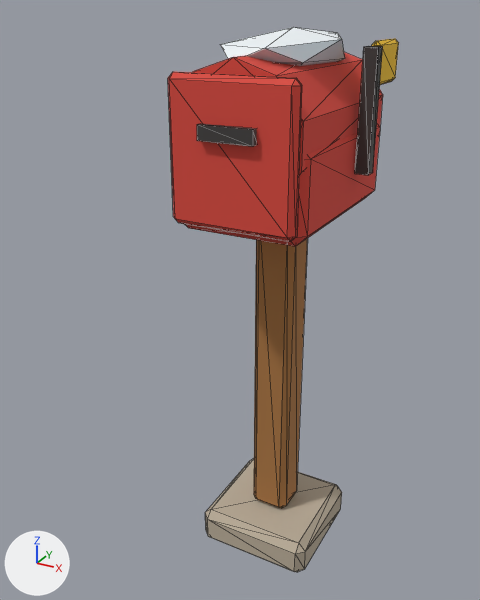
What one commit did to the glTF model Models/world_misc/mailbox.glb.
Camera for both pictures: a camera (50 mm lens) standing at (0.631, -1.351, 1.352) and looking at (-0.038, -0.136, 0.744). The axes (+X, +Y, +Z) are drawn at lower left. The lights are the same throughout. The first picture is the older version. Mesh edges are drawn as thin lines. Where no turn or scale is listed for an object, it has been applied to the vertices. Vertices at exactly the same position are counted once.

Before the edit, the objects in view are built like this:
```python
me_mailbox = bpy.data.meshes.new('mailbox')
me_mailbox.from_pydata(...)  # 168 vertices, 300 faces; spans x -0.15..0.185, y -0.265..0.234, z 0.0..1.315
# faces by material slot: [44, 44, 124, 24, 44, 6, 14]
me_mailbox.materials.append(mat_stone_dark)
me_mailbox.materials.append(mat_wood_b)
me_mailbox.materials.append(mat_tint_mailbox__red)
me_mailbox.materials.append(mat_iron)
me_mailbox.materials.append(mat_tint_mailbox_flag__yellow)
me_mailbox.materials.append(mat_snow)
me_mailbox.materials.append(mat_snow_shade)
ob_mailbox = bpy.data.objects.new('mailbox', me_mailbox)
ob_mailbox.location = (0.0, 0.0, 0.0)
```
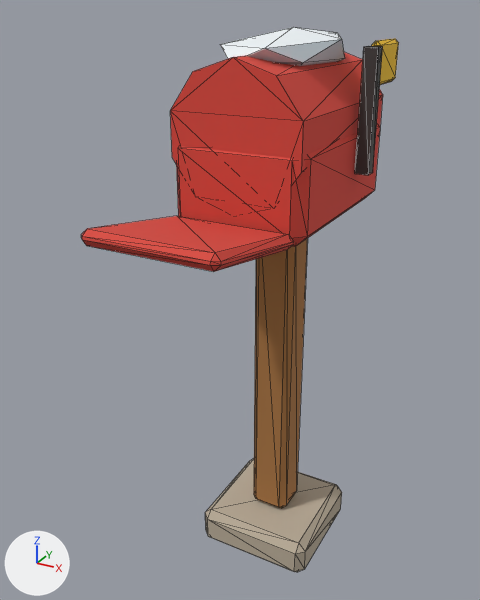
Boxes [x1, y1, x2, y2] around the edits, measured in the pictures (480 x 600 px):
'mailbox', reshaped: before [168, 27, 399, 572]; after [170, 27, 399, 572]
'part_lid', added (red): after [81, 216, 294, 272]
part 1 of me_mailbox, deleted (red): before [168, 72, 302, 242]
part 2 of me_mailbox, deleted: before [197, 124, 257, 147]

What the commit changed:
me_mailbox is used by ob_mailbox; location (0.0, 0.0, 0.0).
me_mailbox had 168 vertices, 300 faces and spanned x -0.15..0.185, y -0.265..0.234, z 0.0..1.315.
me_mailbox now has 136 vertices, 244 faces and spans x -0.15..0.185, y -0.234..0.234, z 0.0..1.315.
me_mailbox part 1: the loose piece of 24 vertices spanning x -0.14..0.14, y -0.25..-0.22, z 0.94..1.24 is deleted.
me_mailbox part 2: the loose piece of 8 vertices spanning x -0.06..0.06, y -0.265..-0.245, z 1.12..1.15 is deleted.
Mesh me_mailbox_lid is new.
It has 32 vertices, 56 faces and spans x -0.14..0.14, y -0.296..0.001, z -0.013..0.065.
Faces by material slot: [44, 12].
It uses material mat_tint_mailbox__red.
It uses material mat_iron.
Object 'part_lid' (ob_part_lid) is new; it shows me_mailbox_lid.
Its location is (0.0, -0.235, 0.94).
